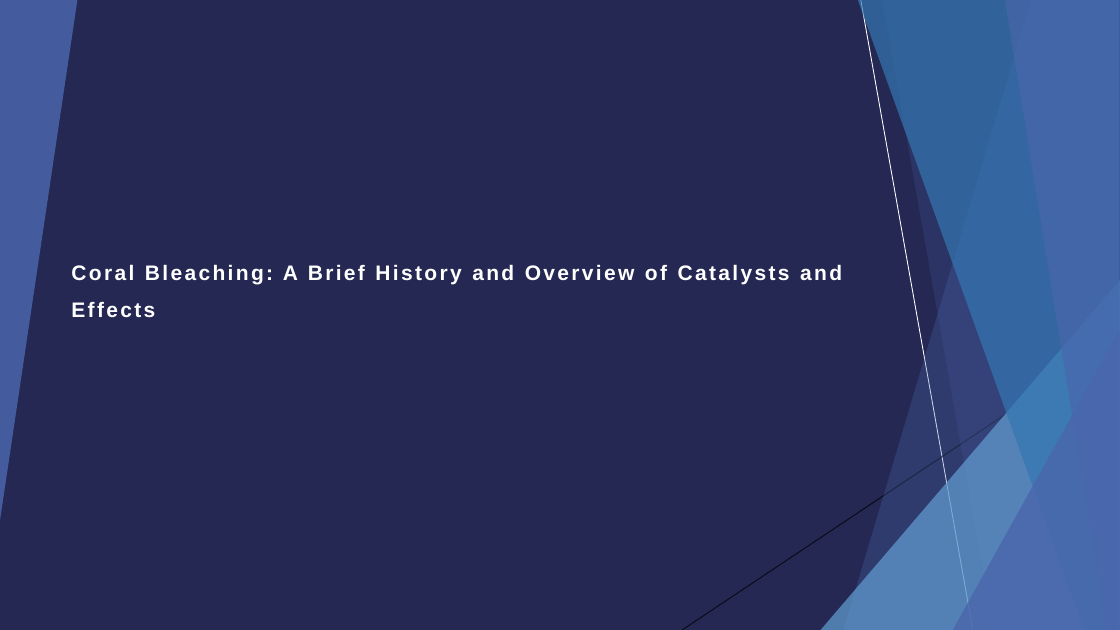
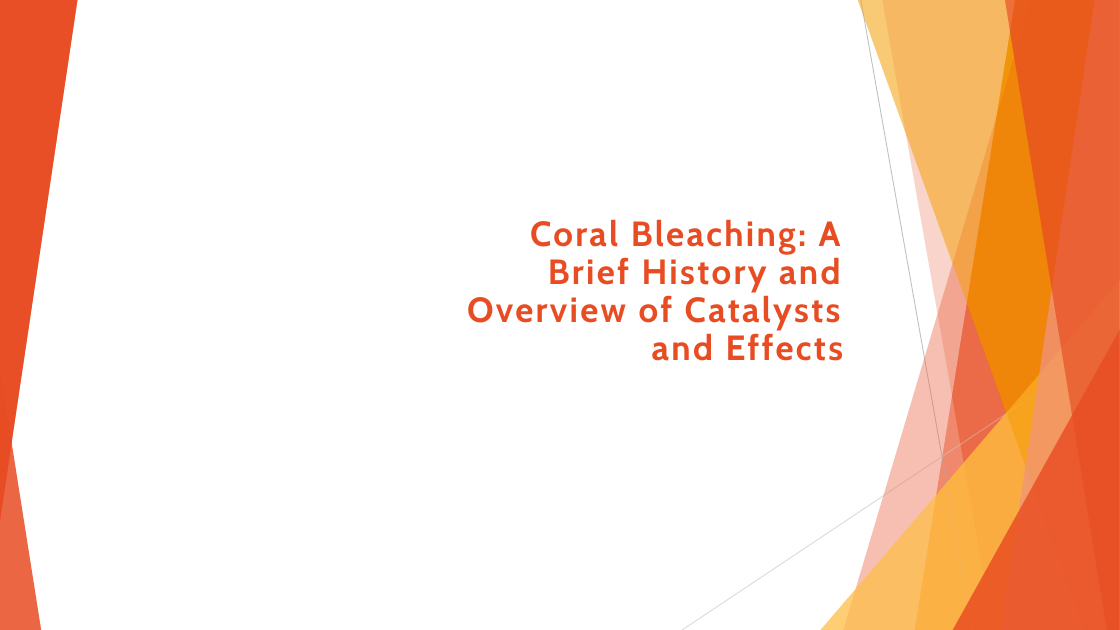
Before and after one commit to treybourgeois/nss_capstone_2021, a slide deck: slide 1 of data2/capstone_presentation.pptx. Drawn at 1120x630 pixels with LibreOffice and Linux fonts; fonts in the diff are those of the drawing; background and template pictures are left out. Boxes give left, top, right and bottom in pixels: in the first picture for what was removed or moved away, otherwise in the second. Text is boxed around its words. In the diff, an @@ line names an element or a change of style, - is before the commit and + after.

```diff
--- a/data2/capstone_presentation.pptx
+++ b/data2/capstone_presentation.pptx
@@ background #242852 to picture (left out) @@
@@ fill #4A66AC at 85% opacity to #E84C22 at 85% opacity in 3 elements at box(0, 369, 41, 630), box(0, 0, 77, 521), box(0, 0, 77, 521) @@
@@ rectangle removed at box(0, 0, 1120, 630) @@
@@ parallelogram added at box(343, 0, 1015, 630), fill #FFFFFF at 87% opacity @@
@@ fill #4A66AC at 30% opacity to #E84C22 at 30% opacity in 3 elements at box(844, 0, 1120, 630), box(844, 0, 1120, 630), box(844, 0, 1120, 630) @@
@@ freeform shape at box(858, 0, 1120, 630): fill #3477B2 at 70% opacity to #F49D00 at 70% opacity @@
@@ freeform shape at box(858, 0, 1120, 630): fill #3477B2 at 70% opacity to #F49D00 at 70% opacity @@
@@ freeform shape at box(858, 0, 1120, 630): fill #3477B2 at 70% opacity to #F49D00 at 47% opacity @@
@@ line (861, 0) - (973, 630): stroke #000000 0.75 pt to #BFBFBF 0.75 pt @@
@@ line removed from (861, 0) to (973, 630) @@
@@ fill #4A66AC at 20% opacity to #E84C22 at 20% opacity in 3 elements at box(882, 0, 1120, 630), box(882, 0, 1120, 630), box(882, 0, 1120, 630) @@
@@ freeform shape at box(1002, 0, 1120, 630): fill #90A2CF at 70% opacity to #F1947A at 70% opacity @@
@@ freeform shape at box(1002, 0, 1120, 630): fill #90A2CF at 70% opacity to #F1947A at 70% opacity @@
@@ freeform shape added at box(1002, 0, 1120, 630), fill #F1947A at 70% opacity @@
@@ fill #4A66AC at 65% opacity to #E84C22 at 65% opacity in 3 elements at box(1005, 0, 1120, 630), box(1005, 0, 1120, 630), box(1005, 0, 1120, 630) @@
@@ title "Coral Bleaching: A Brief History ...": place and size @@
-title "Coral Bleaching: A Brief History ..." at box(71, 264, 842, 318)
+title "Coral Bleaching: A Brief History ..." at box(467, 219, 844, 361)
@@ title "Coral Bleaching: A Brief History ..." at box(467, 219, 844, 361): size 18 to 30 pt, font Arial to Cabin, text colour #FFFFFF to #E84C22; alignment left to right; line spacing 1.5 to 0.9 @@
@@ fill #629DD1 at 72% opacity to #FFBD47 at 72% opacity in 3 elements at box(821, 280, 1120, 630), box(821, 280, 1120, 630), box(821, 280, 1120, 630) @@
@@ line (1120, 339) - (682, 630): stroke #000000 0.75 pt to #D9D9D9 0.75 pt @@
@@ line removed from (1120, 339) to (682, 630) @@
@@ fill #4A66AC at 80% opacity to #E84C22 at 80% opacity in 3 elements at box(953, 330, 1120, 630), box(953, 330, 1120, 630), box(953, 330, 1120, 630) @@
```
Also in this commit, not shown: 1 other slide changed, 15 slides added, 1 slide removed, 2 other files.
